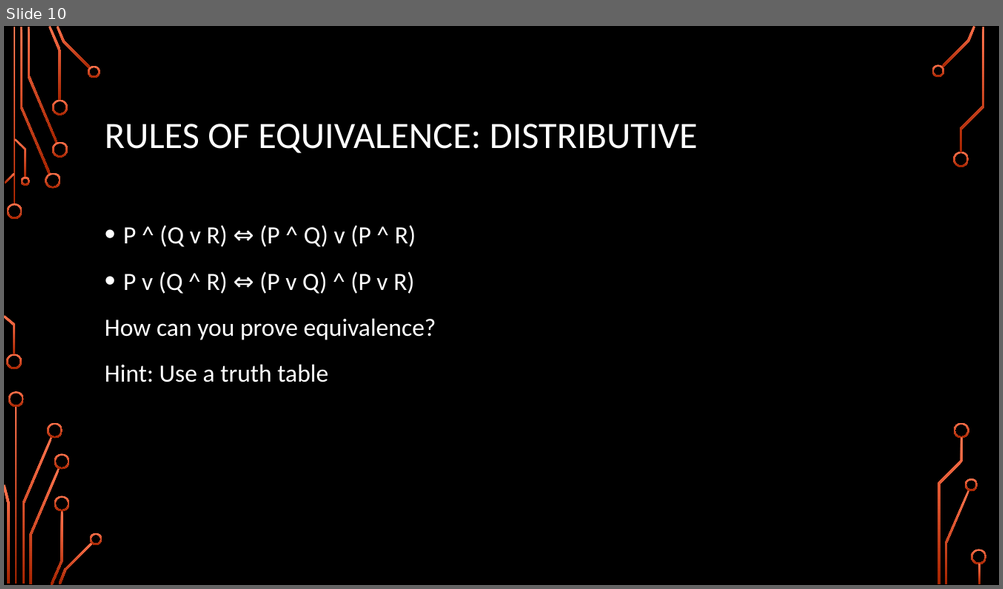
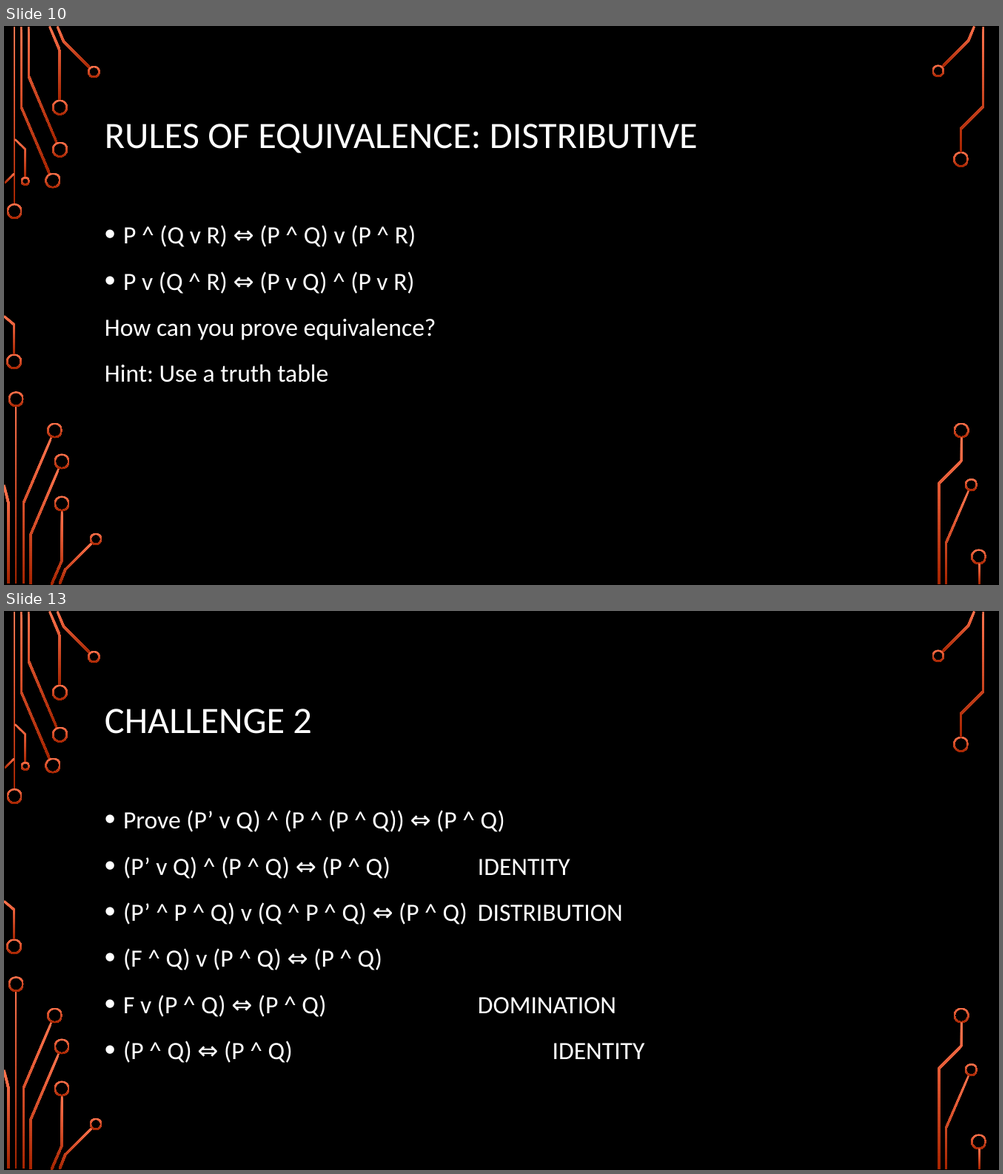
Before and after one commit to jameswilson281/CIS7---Discrete-Structures, a slide deck: Lectures/Lecture 3 - 20170906 Logic Laws.pptx. Shown one above the other, each under a label of ours: slide 10 before the commit, slides 10 and 13 after it; the slides between them are not shown. The pictures are 1003x589 and 1003x1174 pixels, drawn with LibreOffice and Linux fonts; fonts in the diff are those of the drawing; background and template pictures are left out. Boxes give left, top, right and bottom in pixels: in the first picture for what was removed or moved away, otherwise in the second. Text is boxed around its words. In the diff, an @@ line names an element or a change of style, - is before the commit and + after.

```diff
--- a/Lectures/Lecture 3 - 20170906 Logic Laws.pptx
+++ b/Lectures/Lecture 3 - 20170906 Logic Laws.pptx
@@ slide 13 added at (4,611,999,1170), background picture (left out); not listed: 36 template elements that a slide beside it also shows @@
@@ title added at (105,709,312,734), 36 pt, text #FFFFFF @@
+CHALLENGE 2
@@ text added at (123,810,623,1063), 24 pt, text #FFFFFF @@
+• Prove (P’ v Q) ^ (P ^ (P ^ Q)) ⇔ (P ^ Q)
+• (P’ v Q) ^ (P ^ Q) ⇔ (P ^ Q) IDENTITY
+• (P’ ^ P ^ Q) v (Q ^ P ^ Q) ⇔ (P ^ Q) DISTRIBUTION
+• (F ^ Q) v (P ^ Q) ⇔ (P ^ Q)
+• F v (P ^ Q) ⇔ (P ^ Q) DOMINATION
+• (P ^ Q) ⇔ (P ^ Q) IDENTITY
```
Also in this commit, not shown: 1 slide changed, 2 other slides added, 2 other files.
